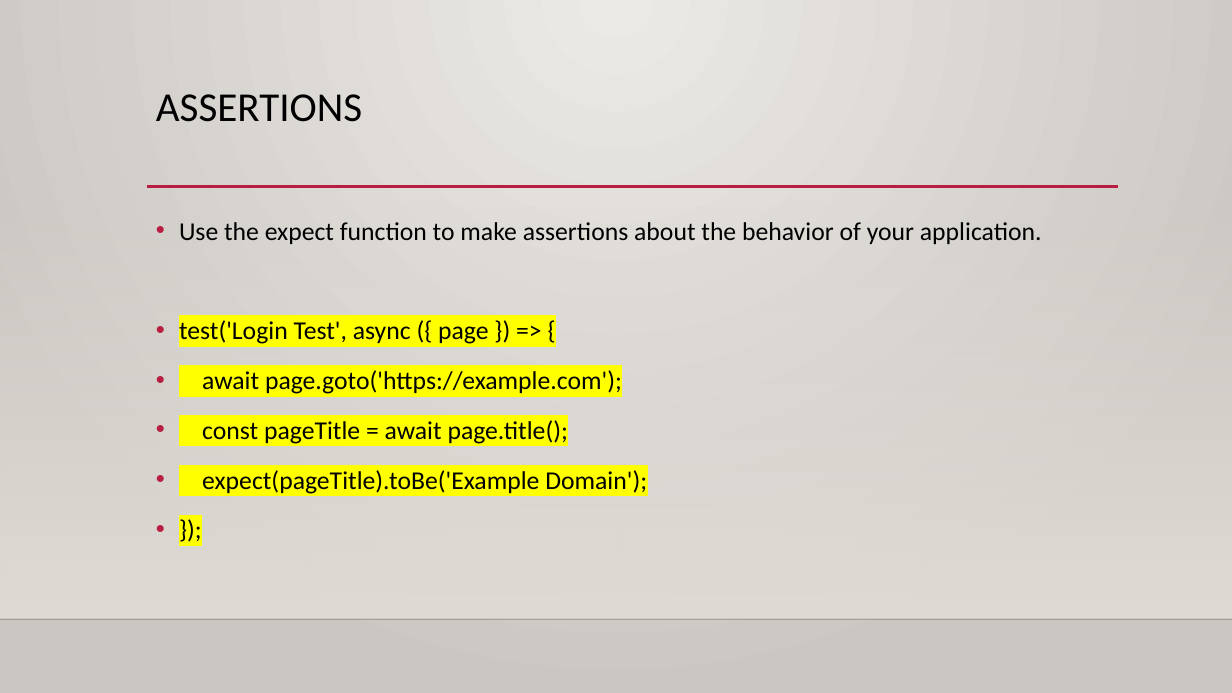
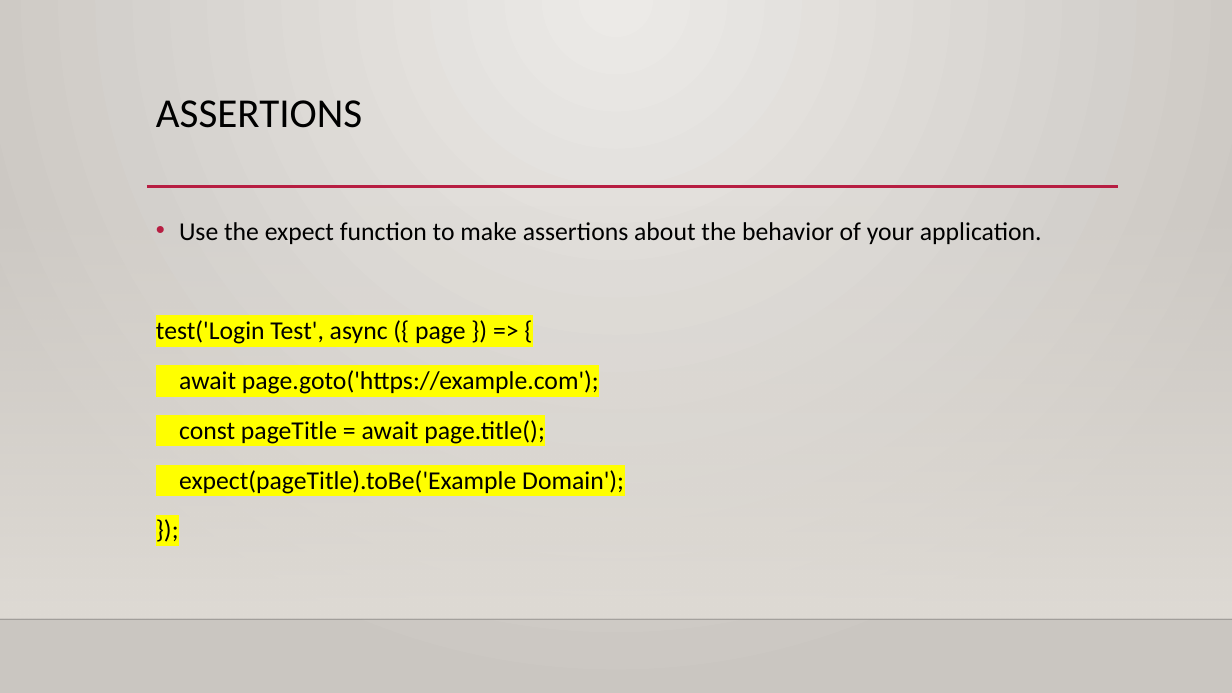
Before and after one commit to satmaramani/playwright, a slide deck: slide 32 of Playwright Automation training PPT.pptx. Drawn at 1232x693 pixels with LibreOffice and Linux fonts; fonts in the diff are those of the drawing; background and template pictures are left out. Boxes give left, top, right and bottom in pixels: in the first picture for what was removed or moved away, otherwise in the second. Text is boxed around its words. In the diff, an @@ line names an element or a change of style, - is before the commit and + after.

```diff
--- a/Playwright Automation training PPT.pptx
+++ b/Playwright Automation training PPT.pptx
@@ title "ASSERTIONS": place and size @@
-title "ASSERTIONS" at [156, 94, 362, 122]
+title "ASSERTIONS" at [156, 100, 362, 128]
@@ text at [156, 320, 624, 494]: bullet • to none @@
```
Also in this commit, not shown: 15 other slides changed, 5 other files.
